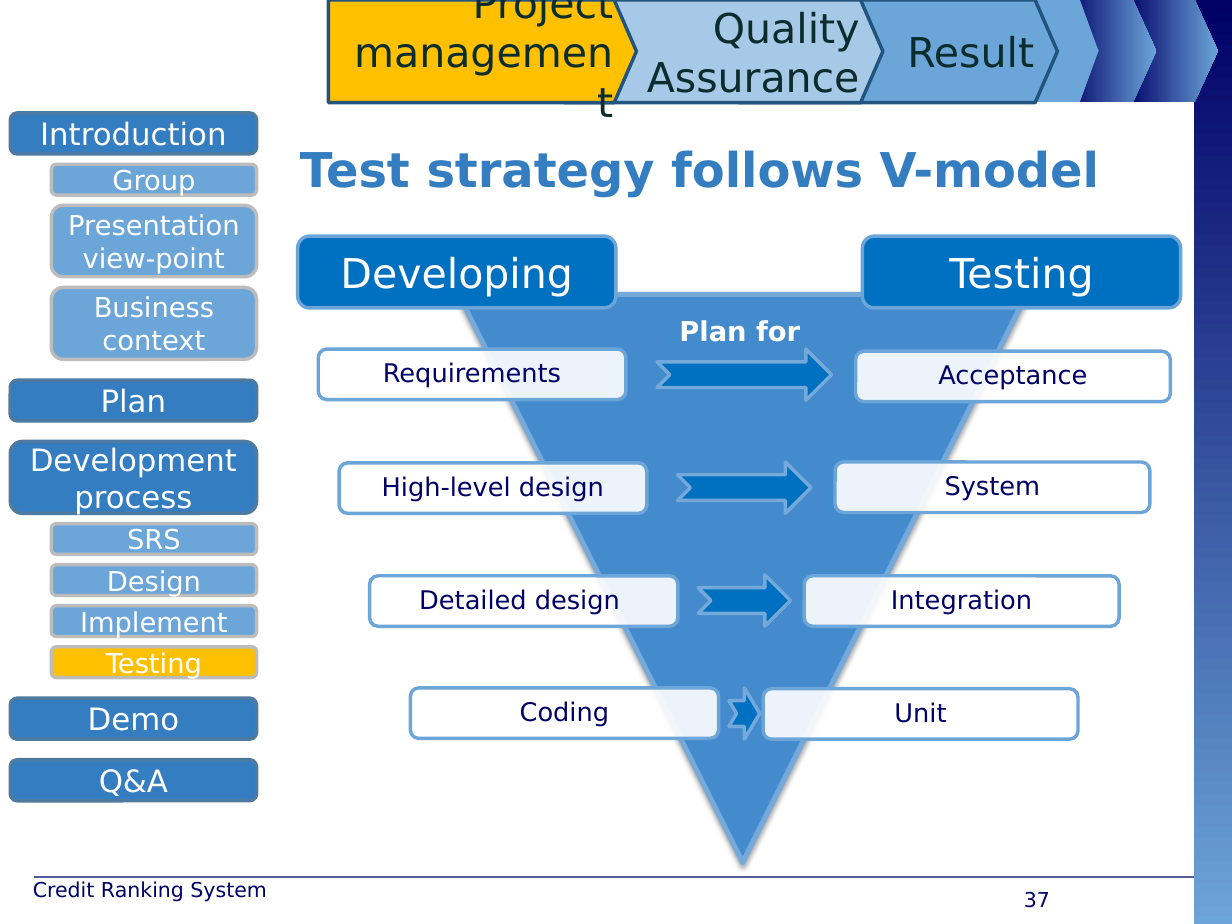
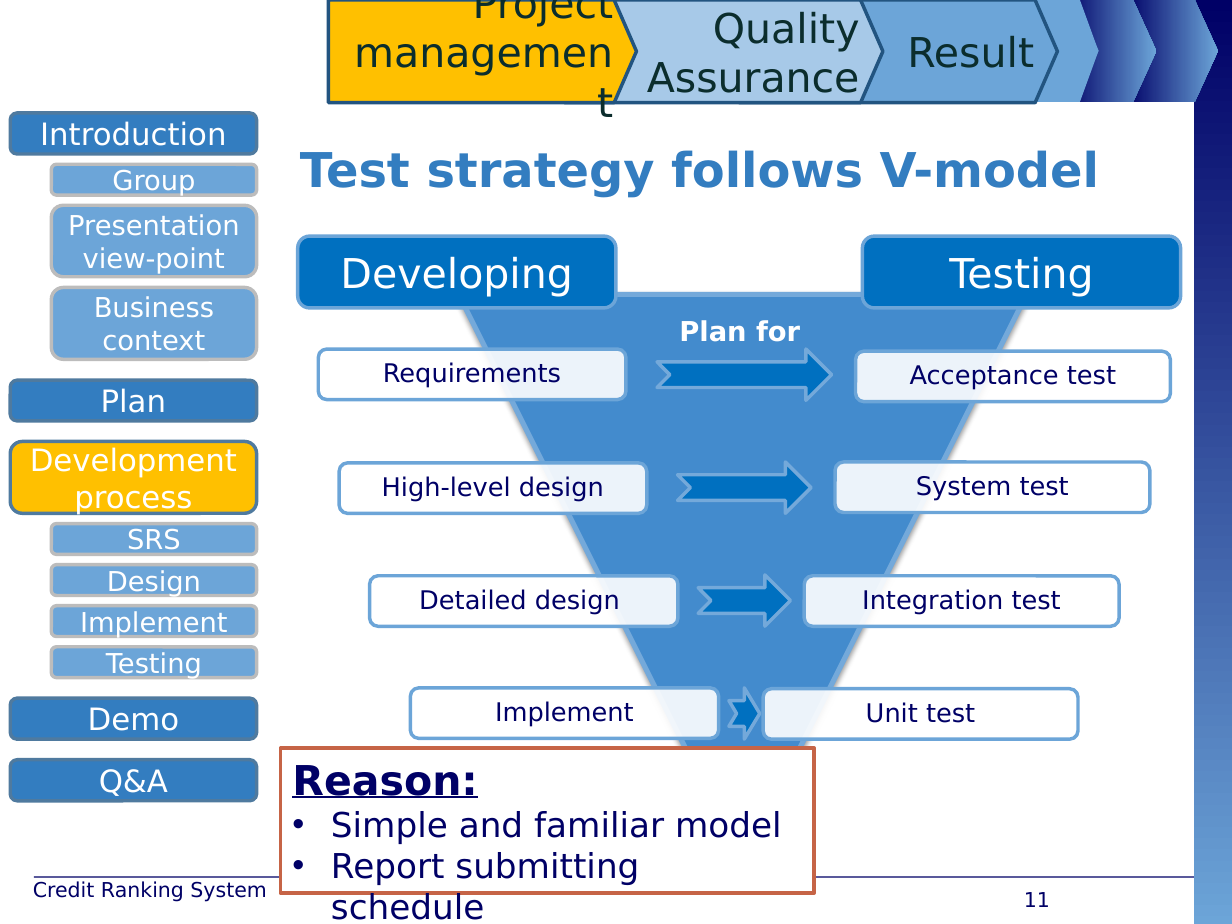
Before and after one commit to maily89/fbdm, a slide deck: slide 11 of Deliverables/FBD - slide.pptx (slide 37 before the commit). Drawn at 1232x924 pixels with LibreOffice and Linux fonts; fonts in the diff are those of the drawing; background and template pictures are left out. Boxes give left, top, right and bottom in pixels: in the first picture for what was removed or moved away, otherwise in the second. Text is boxed around its words. In the diff, an @@ line names an element or a change of style, - is before the commit and + after.

Commit message:
Change model

```diff
--- a/Deliverables/FBD - slide.pptx
+++ b/Deliverables/FBD - slide.pptx
@@ text at (x1=910, y1=365, x2=1116, y2=390): text changed @@
-Acceptance
+Acceptance test
@@ rounded rectangle "Development process" at (x1=10, y1=441, x2=256, y2=513): fill #337DC0 to #FFC000 @@
@@ text at (x1=916, y1=476, x2=1069, y2=501): text changed @@
-System
+System test
@@ text at (x1=862, y1=589, x2=1061, y2=615): text changed @@
-Integration
+Integration test
@@ rounded rectangle "Testing" at (x1=52, y1=647, x2=257, y2=678): fill #FFC000 to #6CA5D8 @@
@@ text at (x1=495, y1=701, x2=634, y2=727): text changed @@
-Coding
+Implement
@@ text at (x1=866, y1=702, x2=975, y2=723): text changed @@
-Unit
+Unit test
@@ rectangle added at (x1=281, y1=748, x2=814, y2=893), fill #FFFFFF, outline #C66446 2 pt, 20 pt, text #000066 @@
+Reason:
+• Simple and familiar model
+• Report submitting schedule
@@ page number at (x1=1024, y1=892, x2=1050, y2=907): text changed @@
-37
+11
```
Also in this commit, not shown: 1 slide removed.
